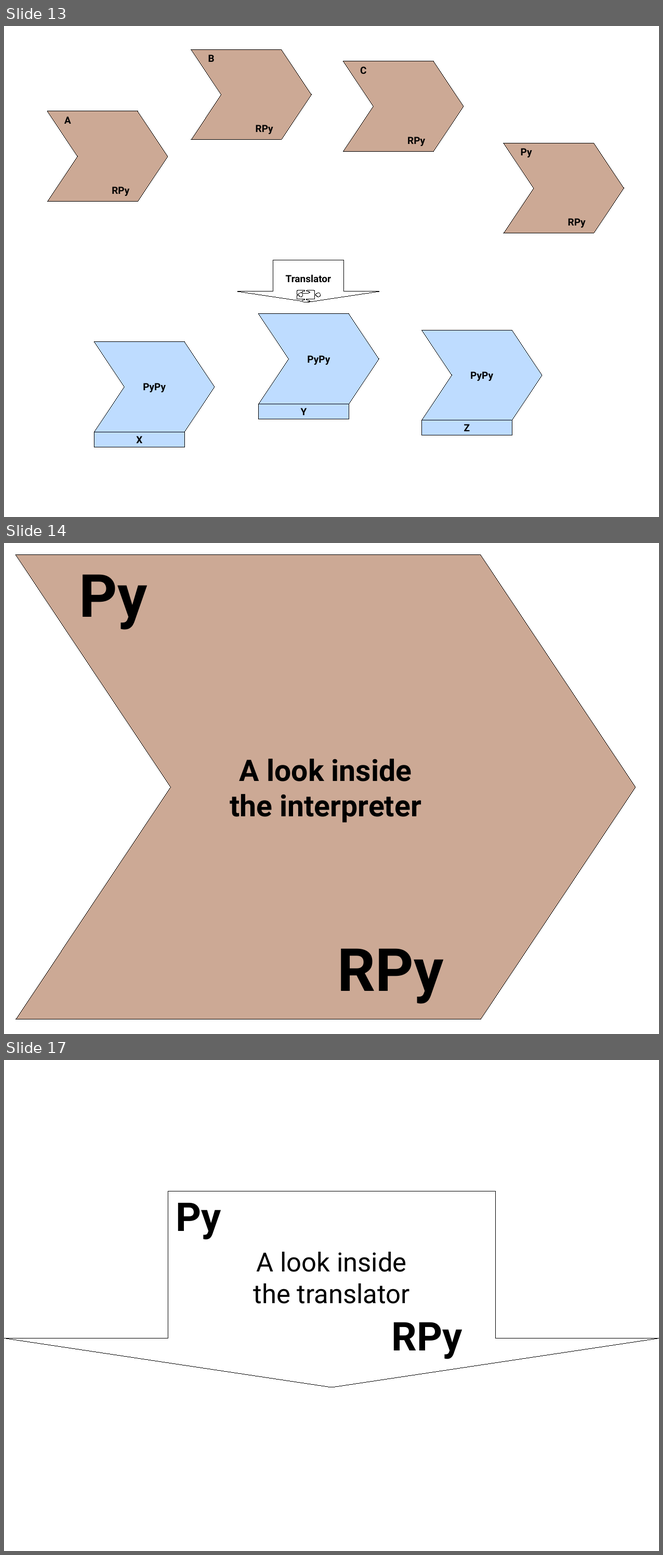
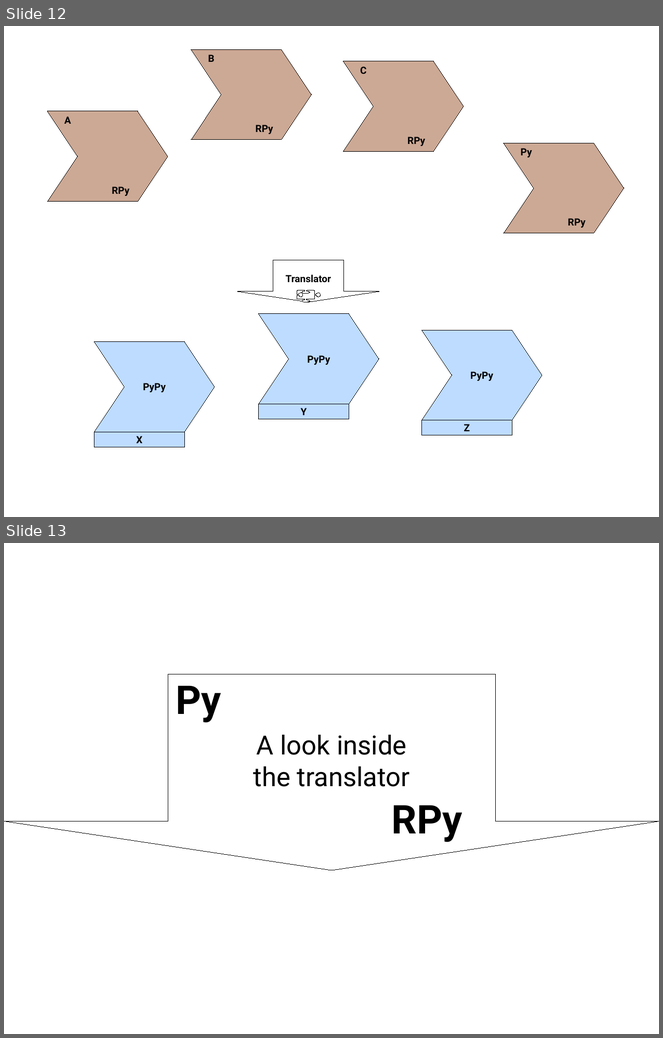
Before and after one commit to wdv4758h/pypy-extradoc, a slide deck: talk/rupy2008/Pypy architecture.odp. Shown one above the other, each under a label of ours: slides 13, 14 and 17 before the commit, slides 12 and 13 after it; the slides between them are not shown. The pictures are 663x1555 and 663x1038 pixels, drawn with LibreOffice and Linux fonts; fonts in the diff are those of the drawing. Boxes give left, top, right and bottom in pixels: in the first picture for what was removed or moved away, otherwise in the second. Text is boxed around its words. In the diff, an @@ line names an element or a change of style, - is before the commit and + after.

```diff
--- a/talk/rupy2008/Pypy architecture.odp
+++ b/talk/rupy2008/Pypy architecture.odp
@@ slide 14 removed at (x1=4, y1=543, x2=659, y2=1034), background #FFFFFF @@
@@ freeform shape removed at (x1=16, y1=555, x2=636, y2=1020) @@
-A look inside
-the interpreter
@@ text removed at (x1=79, y1=574, x2=148, y2=630) @@
-Py
@@ text removed at (x1=337, y1=949, x2=444, y2=1004) @@
-RPy
@@ what was slide 13 is now slide 12 @@
@@ what was slide 17 is now slide 13 @@
```
Also in this commit, not shown: 2 slides changed, 3 other slides removed, 1 other file.
